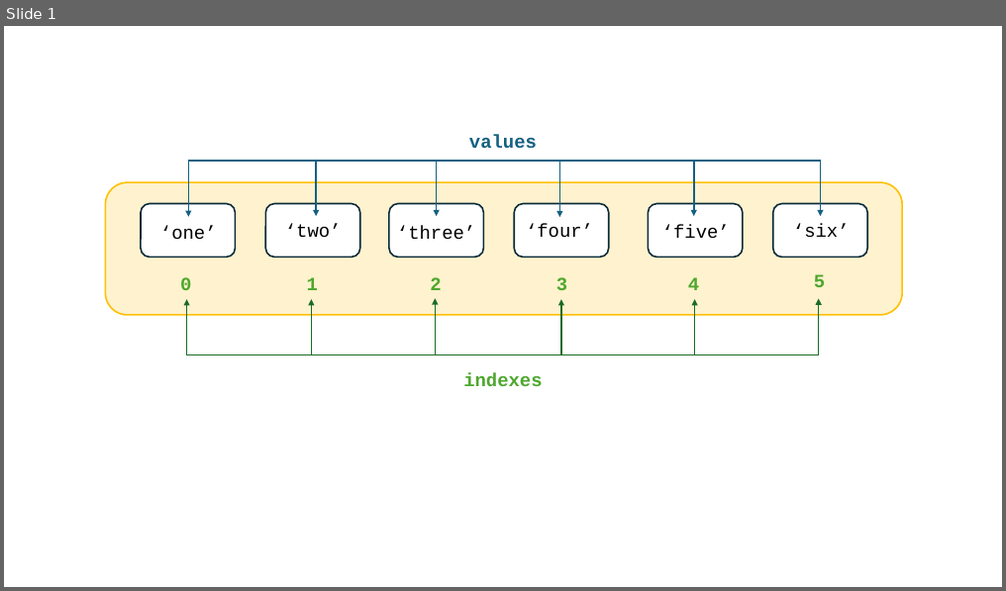
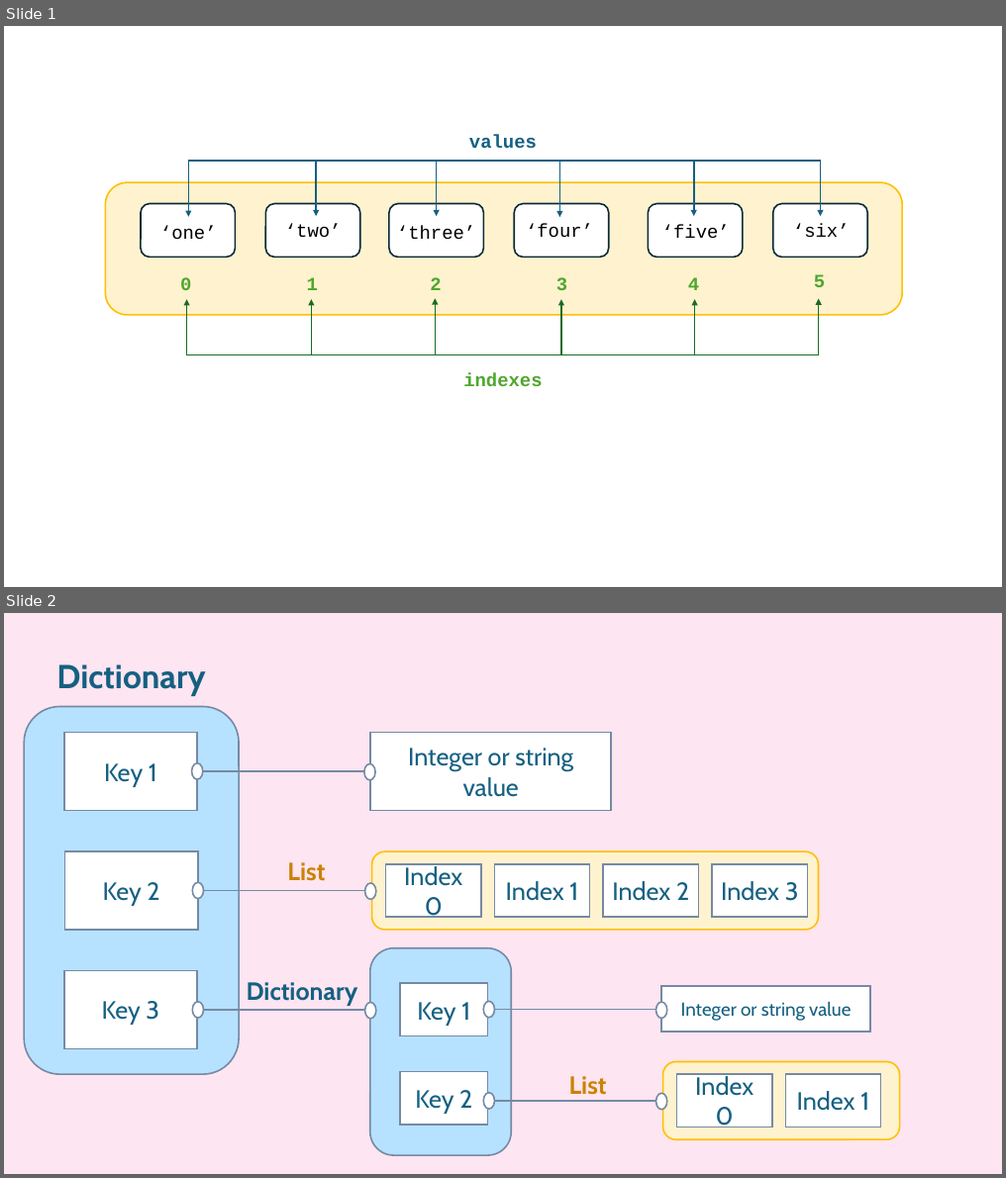
Before and after one commit to LizzieWadsworth/LS6036-Python-Course, a slide deck: images/powerpoint_slides/powerpoint_graphics.pptx. Shown one above the other, each under a label of ours: slide 1 before the commit, slides 1 and 2 after it. The pictures are 1006x591 and 1006x1178 pixels, drawn with LibreOffice and Linux fonts; fonts in the diff are those of the drawing. Boxes give left, top, right and bottom in pixels: in the first picture for what was removed or moved away, otherwise in the second. Text is boxed around its words. In the diff, an @@ line names an element or a change of style, - is before the commit and + after.

```diff
--- a/images/powerpoint_slides/powerpoint_graphics.pptx
+++ b/images/powerpoint_slides/powerpoint_graphics.pptx
@@ slide 2 added at <box>4,613,1002,1174</box>, background #FDE5F1 @@
@@ group added at <box>24,664,899,1156</box>: 13 rectangles, 10 ellipses, 5 lines, 4 texts, 4 rounded rectangles @@
+Dictionary
+Key 1
+Key 2
+Key 3
+Integer or string value
+Index 0
+Index 1
+Index 2
+Index 3
+Key 1
+Key 2
+Integer or string value
+Index 0
+Index 1
+List
+List
+Dictionary
```
Also in this commit, not shown: 41 other files.
